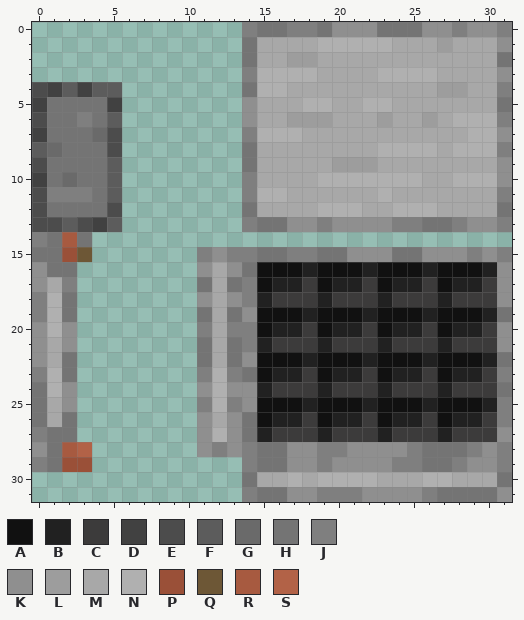
A pixel-art sprite gets an edit: assets/inf/textures/machine/relay/base.png. The picture above was drawn from the file before the commit.
The file is 32x32 pixels. Colours within 5 levels of each other are drawn and written as one.
Palette (. is transparent): A #111111  B #212121  C #3c3b3b  D #414141  E #4c4c4c  F #5c5c5c  G #6a6a6a  H #747474  J #7f7f7f  K #8f8f8f  L #9d9d9d  M #a8a8a8  N #b0b0b0  P #9a5038  Q #6d5736  R #a75a40  S #b26247
After the commit:
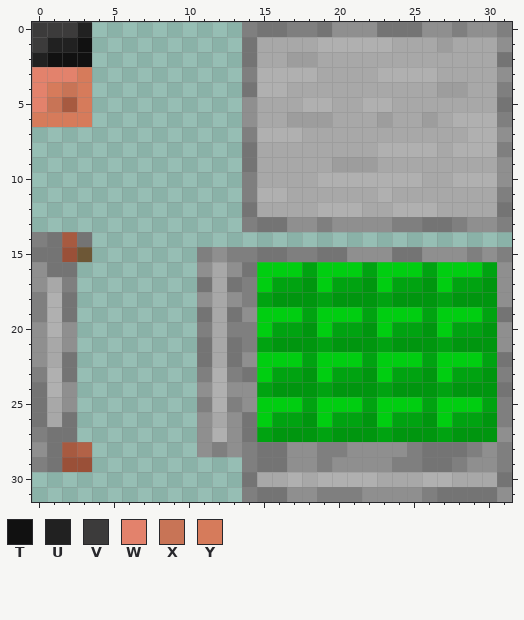
Colours new in this view: T #111111  U #212121  V #3c3b3b  W #e3826c  X #c87456  Y #d67b5b
Diff:
Colour A changes from #111111 to #00ce11.
Colour B changes from #212121 to #00a311.
Colour C changes from #3c3b3b to #00960f.
The edit turns colour H into colour R in row 5 at x 2.
There is now colour T in row 1 at x 3; in row 2 at x 1 to 3.
There is now colour U in row 0 at x 3; in row 1 at x 1 to 2; in row 2 at x 0.
There is now colour V in row 0 at x 0 to 2; in row 1 at x 0.
There is now colour W in row 3 at x 0 to 2.
The edit turns colour D into colour W in row 5 at x 0.
The edit turns colour E into colour W in row 4 at x 0.
The edit turns colour F into colour X in row 4 at x 2.
The edit turns colour H into colour X in row 5 at x 1.
There is now colour Y in row 3 at x 3.
The edit turns colour D into colour Y in row 4 at x 1 and 3.
The edit turns colour E into colour Y in row 6 at x 0.
The edit turns colour H into colour Y in row 5 at x 3; in row 6 at x 1 to 2.
The edit turns colour J into colour Y in row 6 at x 3.
The author cleared colour D in row 5 at x 5; in row 7 at x 0; in row 10 at x 0; in row 13 at x 4.
The author cleared colour E in rows 7 to 8 at x 5; in row 9 at x 0; in row 11 at x 0; in row 12 at x 0 and 5; in row 13 at x 0 to 1 and 3.
The author cleared colour F in row 4 at x 4 to 5; in row 6 at x 5; in row 8 at x 0; in rows 9 to 11 at x 5; in row 13 at x 2 and 5.
The author cleared colour G in row 7 at x 4; in row 8 at x 1; in row 10 at x 2.
The author cleared colour H in rows 5 to 6 at x 4; in row 7 at x 1 to 3; in row 8 at x 2 to 4; in row 9 at x 1 to 4; in row 10 at x 1 and 3 to 4; in row 11 at x 4.
The author cleared colour H in row 12 at x 1 to 4.
The author cleared colour J in row 11 at x 1 to 3.
Where, in picture pixels (left, top, right, bottom), the same in both pictures:
changed: (32, 22, 122, 232)
changed: (257, 262, 497, 442)
